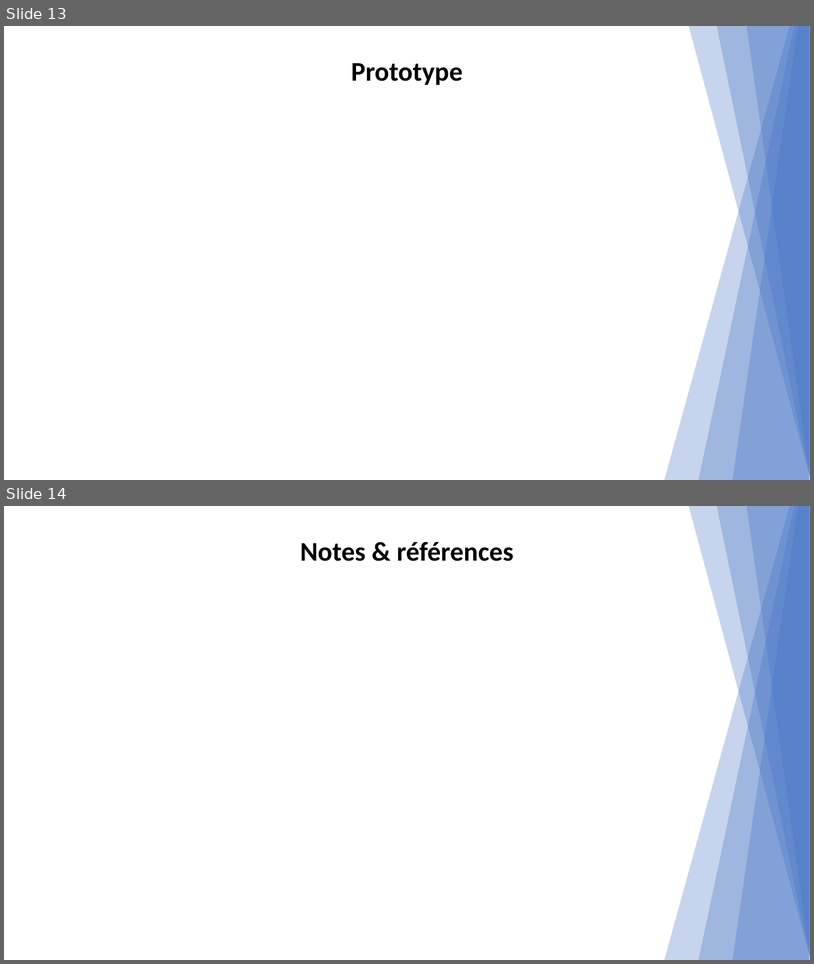
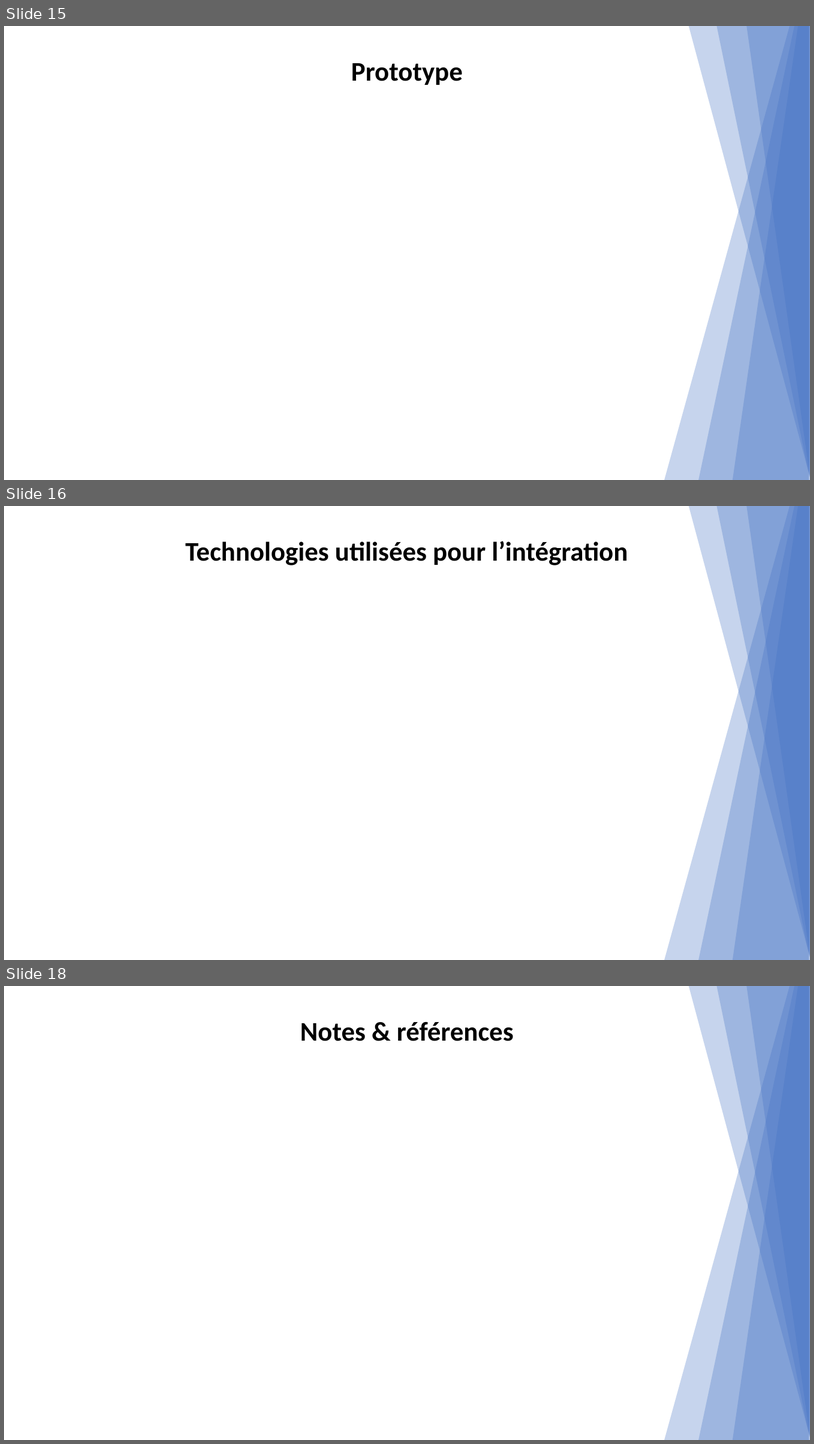
Before and after one commit to alphaweb-dijon/alphaweb, a slide deck: design/dossier-conception.pptx. Shown one above the other, each under a label of ours: slides 13 and 14 before the commit, slides 15, 16 and 18 after it; the slides between them are not shown. The pictures are 814x964 and 814x1444 pixels, drawn with LibreOffice and Linux fonts; fonts in the diff are those of the drawing. Boxes give left, top, right and bottom in pixels: in the first picture for what was removed or moved away, otherwise in the second. Text is boxed around its words. In the diff, an @@ line names an element or a change of style, - is before the commit and + after.

```diff
--- a/design/dossier-conception.pptx
+++ b/design/dossier-conception.pptx
@@ slide 16 added at (4,506,810,960), background #FFFFFF @@
@@ right triangle added at (543,506,810,960), fill #4472C4 at 30% opacity @@
@@ right triangle added at (606,506,810,960), fill #4472C4 at 30% opacity @@
@@ right triangle added at (669,506,810,957), fill #4472C4 at 30% opacity @@
@@ right triangle added at (670,506,809,960), fill #4472C4 at 30% opacity @@
@@ right triangle added at (702,506,810,957), fill #4472C4 at 30% opacity @@
@@ right triangle added at (737,506,810,957), fill #4472C4 at 30% opacity @@
@@ text added at (185,541,628,565), 32 pt, text #000000, bold @@
+Technologies utilisées pour l’intégration
@@ what was slide 13 is now slide 15 @@
@@ what was slide 14 is now slide 18 @@
```
Also in this commit, not shown: 1 slide changed, 3 other slides added.
